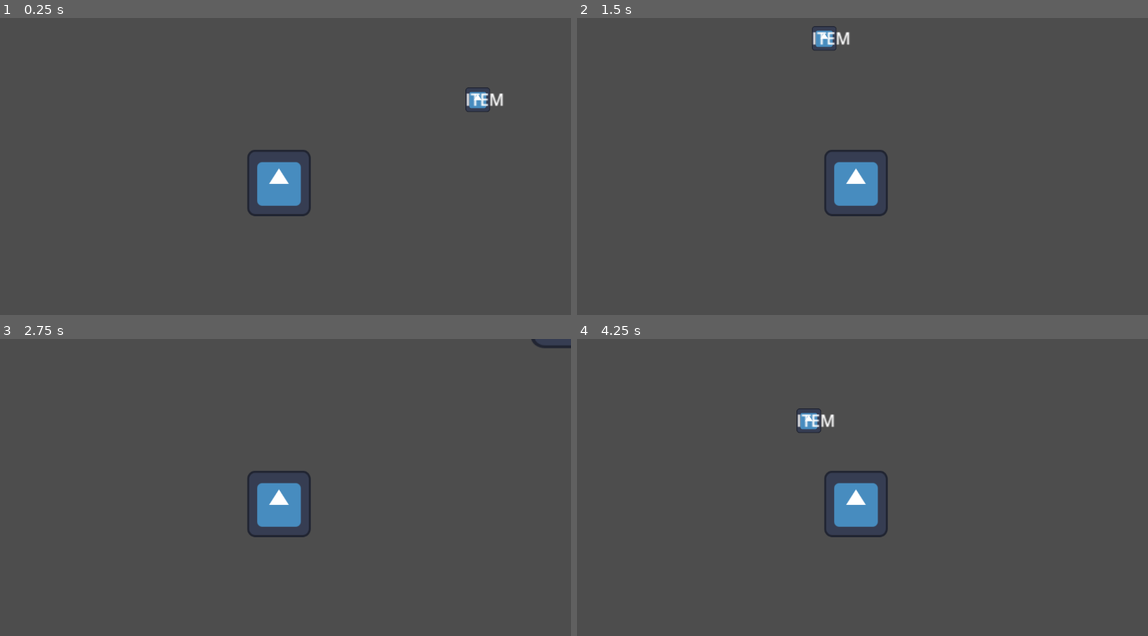
Above: before the commit, frames 1-4 (two rows, left to right).
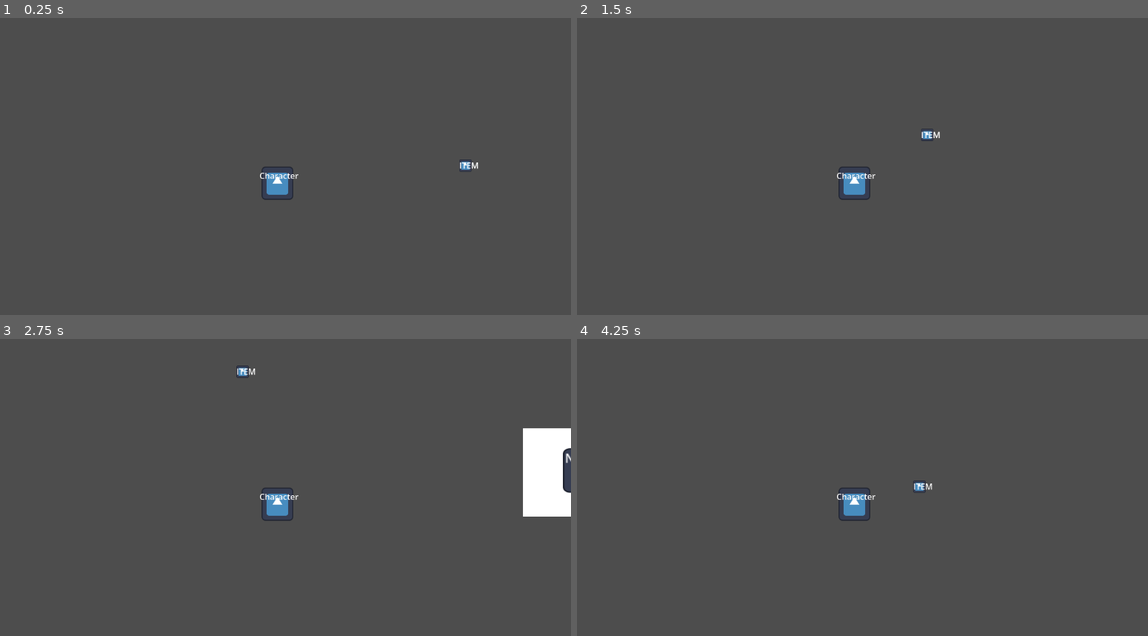
Above: after the commit, the same moments.

Repository: PiponcheDev/Chunky-Chick
Game: Godot game, scene res://src/tscn/Main.tscn
The game is run twice, just before and just after one commit, with the same random seed, the same clock (stepped at 60 frames per second) and the same inputs. The engine's default icon, where the game draws it, is replaced by a stand-in: a white triangle on a blue panel in a dark square.
Inputs (mouse positions are in pixels of both pictures, inside the frame that each line leads up to):
- Up to frame 1 (0.25 s): no input
- Up to frame 2 (1.5 s): tap Enter at 0.5 s; move the mouse to (982, 166) at 0.52 s; hold Right (ui_right) 0.53-1.28 s; tap E (pick_up) at 0.6, 1.35 s; click (982, 166) at 0.67 s; move the mouse to (736, 199) at 1.27 s; hold Down (ui_down) from 1.28 s (still down); click (736, 199) at 1.42 s
- Up to frame 3 (2.75 s): tap Space at 2 s; move the mouse to (336, 431) at 2.02 s; release Down (ui_down) at 2.03 s; hold Right (ui_right) from 2.03 s (still down); tap E (pick_up) at 2.1 s; click (336, 431) at 2.17 s
- Up to frame 4 (4.25 s): move the mouse to (822, 570) at 2.77 s; release Right (ui_right) at 2.78 s; hold Up (ui_up) 2.78-3.53 s; tap E (pick_up) at 2.85, 3.6 s; click (822, 570) at 2.92 s; move the mouse to (1028, 552) at 3.52 s; hold Left (ui_left) from 3.53 s (still down); click (1028, 552) at 3.67 s

The runs differ from the first frame. In frame 1, 1.7% of the frame differs, in the area x 43-89%, y 23-67%; in frame 2, 1.7%; in frame 3, 3.8%, in the area x 41-100%, y 0-67%; in frame 4, 1.7%.

Commit message:
Added first structure, created basic UI's, created a test enemy and created structure placement

Diff:
--- a/chunky-chick/project.godot
+++ b/chunky-chick/project.godot
@@ -28,6 +28,10 @@
 player=""
 nest=""
 item=""
+structure=""
+enemy=""
+main_camera=""
+placement_camera=""
 
 [input]
 
@@ -36,6 +40,12 @@
 "events": [Object(InputEventKey,"resource_local_to_scene":false,"resource_name":"","device":-1,"window_id":0,"alt_press …(192 unchanged characters)…
 ]
 }
+
+[layer_names]
+
+2d_physics/layer_1="Player"
+2d_physics/layer_2="Items"
+2d_physics/layer_3="Zones"
 
 [physics]
 
--- /dev/null
+++ b/chunky-chick/src/scripts/Structures/turret.gd
@@ -0,0 +1,48 @@
+extends Node2D
+
+@onready var head = $Head
+@onready var muzzle = $Head/Muzzle
+@onready var detection = $DetectionArea
+@onready var fire_timer = $FireTimer
+
+var enemies_in_range = []
+var target = null
+
+var BulletScene = preload("res://src/tscn/Structures/turret_bullet.tscn")
+
+func _ready():
+	detection.body_entered.connect(_on_body_entered)
+	detection.body_exited.connect(_on_body_exited)
+
+	fire_timer.timeout.connect(_fire)
+	fire_timer.start()
+
+func _process(delta):
+	if enemies_in_range.size() > 0:
+		target = enemies_in_range[0]
+		var dir = target.global_position - head.global_position
+		head.rotation = dir.angle()
+	else:
+		target = null
+
+func _on_body_entered(body):
+	if body.is_in_group("enemy"):
+		print("Detected:", body.name)
+		enemies_in_range.append(body)
+
+func _on_body_exited(body):
+	enemies_in_range.erase(body)
+
+func _fire():
+	if target:
+		print("Firing at:", target.name)
+		shoot()
+
+func shoot():
+	var bullet = BulletScene.instantiate()
+	get_tree().current_scene.add_child(bullet)
+	bullet.global_position = muzzle.global_position
+	var dir = (target.global_position - muzzle.global_position).normalized()
+
+	bullet.direction = dir
+	bullet.rotation = dir.angle()
--- /dev/null
+++ b/chunky-chick/src/scripts/Structures/turret_bullet.gd
@@ -0,0 +1,10 @@
+extends Area2D
+
+@export var speed := 400.0
+var direction := Vector2.RIGHT  # default, will be overwritten by turret
+
+func _ready():
+	rotation = direction.angle()
+
+func _physics_process(delta):
+	position += direction * speed * delta
--- /dev/null
+++ b/chunky-chick/src/scripts/UI/selection_menu.gd
@@ -0,0 +1,31 @@
+extends Control
+
+signal continue_pressed
+
+@onready var label = $Label
+@onready var continue_button = $Continue
+@onready var guide = $Guide
+@onready var player = get_tree().get_first_node_in_group("player")
+
+func _ready():
+	visible = false
+	continue_button.pressed.connect(_on_continue_pressed)
+	if player:
+		guide.visible = player.carried_item != null
+		player.carried_item_changed.connect(_on_carried_item_changed)
+	else:
+		guide.visible = false
+
+func show_message(text: String):
+	label.text = text
+	visible = true
+
+func hide_popup():
+	visible = false
+
+func _on_continue_pressed():
+	hide_popup()
+	emit_signal("continue_pressed")
+
+func _on_carried_item_changed(is_carrying: bool):
+	guide.visible = is_carrying
--- /dev/null
+++ b/chunky-chick/src/scripts/UI/ui_hitbox.gd
@@ -0,0 +1,16 @@
+extends Area2D
+
+var popup
+
+func _ready():
+	popup = get_tree().current_scene.get_node("Nest/CanvasLayer/PopupUI")
+	body_entered.connect(_on_body_entered)
+	body_exited.connect(_on_body_exited)
+
+func _on_body_entered(body):
+	if body.is_in_group("player"):
+		popup.show_message("You entered the area!")
+
+func _on_body_exited(body):
+	if body.is_in_group("player"):
+		popup.hide_popup()
--- /dev/null
+++ b/chunky-chick/src/scripts/UI/upgrade_selec.gd
@@ -0,0 +1,13 @@
+extends Control
+
+signal close_pressed
+
+@onready var close_button = $Close
+
+func _ready():
+	visible = false
+	close_button.pressed.connect(_on_close_pressed)
+
+func _on_close_pressed():
+	visible = false
+	emit_signal("close_pressed")
--- a/chunky-chick/src/scripts/carboard_items.gd
+++ b/chunky-chick/src/scripts/carboard_items.gd
@@ -1,6 +1,7 @@
 extends Area2D
 
 @export var hold_distance : float = 160.0
+@export var weight : float = 100.0
 
 var carried := false
 var carrier : Node = null
--- a/chunky-chick/src/scripts/nest.gd
+++ b/chunky-chick/src/scripts/nest.gd
@@ -1,15 +1,49 @@
 extends StaticBody2D
 
+# --- Turret Placement ---
+var placing_turret: bool = false
+var ghost_turret: Node2D = null
+var turret_scene := preload("res://src/tscn/Structures/turret.tscn")
+
+# --- Deposit ---
 var deposit_count := 0
 @onready var hitbox_shape = $Hitbox.shape
+
+# --- UI ---
+@onready var popup_ui = $CanvasLayer/PopupUI
+@onready var upgrade_ui = $"Upgrade-Layer/Upgrade-selec"
+@onready var turret_buy_button = upgrade_ui.get_node("Turret/Turret-buy")
+
+# --- Cameras & turret container ---
+var main_camera
+var placement_camera
+@onready var turret_container = get_tree().get_current_scene().get_node("TurretContainer")
 
 func _ready():
 	add_to_group("nest")
 	print("Nest ready")
 
+	# Connect UI signals
+	popup_ui.continue_pressed.connect(_on_popup_continue)
+	upgrade_ui.close_pressed.connect(_on_upgrade_closed)
+	turret_buy_button.pressed.connect(_on_buy_turret_pressed)
+
+	# Find cameras by group
+	main_camera = get_tree().get_first_node_in_group("main_camera")
+	placement_camera = get_tree().get_first_node_in_group("placement_camera")
+
+# --- Popup UI callbacks ---
+func _on_popup_continue():
+	popup_ui.visible = false
+	upgrade_ui.visible = true
+
+func _on_upgrade_closed():
+	upgrade_ui.visible = false
+
+# --- Deposit handling ---
 func try_deposit(item):
 	if hitbox_shape is RectangleShape2D:
-		var rect = Rect2(global_position - hitbox_shape.extents, hitbox_shape.extents * 2)
+		var rect := Rect2(global_position - hitbox_shape.extents, hitbox_shape.extents * 2)
 		if rect.has_point(item.global_position):
 			deposit_item(item)
 	elif hitbox_shape is CircleShape2D:
@@ -19,4 +53,28 @@
 func deposit_item(item):
 	deposit_count += 1
 	print("Items Deposited: ", deposit_count)
-	item.queue_free()  # remove the item from the scene
+	item.queue_free()
+
+# --- Turret placement ---
+func _process(delta):
+	if placing_turret and ghost_turret:
+		var mouse_pos: Vector2 = placement_camera.get_global_mouse_position()
+		ghost_turret.global_position = mouse_pos
+
+func _on_buy_turret_pressed():
+	upgrade_ui.visible = false
+	placement_camera.make_current()
+
+	placing_turret = true
+	ghost_turret = turret_scene.instantiate()
+	ghost_turret.modulate = Color(1,1,1,0.5)
+	turret_container.add_child(ghost_turret)
+
+func _unhandled_input(event):
+	if placing_turret and ghost_turret:
+		if event is InputEventMouseButton and event.pressed and event.button_index == MOUSE_BUTTON_LEFT:
+			# Place turret permanently
+			ghost_turret.modulate = Color(1,1,1,1)
+			ghost_turret = null
+			placing_turret = false
+			main_camera.make_current()
--- a/chunky-chick/src/scripts/temp_charapter.gd
+++ b/chunky-chick/src/scripts/temp_charapter.gd
@@ -1,10 +1,17 @@
 extends CharacterBody2D
 
-const SPEED = 300.0
-var direction = Vector2.ZERO
+signal carried_item_changed(is_carrying: bool)
+
+const SPEED := 300.0
+var direction := Vector2.ZERO
 var last_direction : Vector2 = Vector2.DOWN
 
-var carried_item : Node = null
+@onready var main_camera: Camera2D = $Camera2D
+var carried_item: Node = null
+
+func _ready() -> void:
+	main_camera.add_to_group("main_camera")
+	add_to_group("player")
 
 func get_direction():
 	direction = Input.get_vector("ui_left", "ui_right", "ui_up", "ui_down")
@@ -19,21 +26,20 @@
 	move_and_slide()
 	handle_pickup()
 
-#Functions on item managment
-
+# --- Item management ---
 func handle_pickup():
 	if Input.is_action_just_pressed("pick_up"):
 		if carried_item:
 			# Drop item
 			carried_item.drop()
-			# Check all nests in the scene
 			for nest in get_tree().get_nodes_in_group("nest"):
 				nest.try_deposit(carried_item)
 			carried_item = null
+			emit_signal("carried_item_changed", false)
 		else:
-			# Pick up nearby item
 			for item in get_tree().get_nodes_in_group("item"):
 				if item.in_range and not item.carried:
 					item.pick_up(self)
 					carried_item = item
+					emit_signal("carried_item_changed", true)
 					break
--- a/chunky-chick/src/tscn/Main.tscn
+++ b/chunky-chick/src/tscn/Main.tscn
@@ -1,17 +1,23 @@
 [gd_scene format=3 uid="uid://nbk6ckc1v8qp"]
 
-[ext_resource type="PackedScene" uid="uid://vsu34tty0off" path="res://src/tscn/temp_charapter.tscn" id="1_cdr8x"]
+[ext_resource type="PackedScene" uid="uid://vsu34tty0off" path="res://src/tscn/Temporary/temp_charapter.tscn" id="1_cdr8x"]
 [ext_resource type="PackedScene" uid="uid://dlkge1c31esjr" path="res://src/tscn/nest.tscn" id="2_qd23b"]
 [ext_resource type="PackedScene" uid="uid://e3t6v4jtmdh6" path="res://src/tscn/carboard_items.tscn" id="3_qd23b"]
+[ext_resource type="PackedScene" uid="uid://ds8lfutyd2jhy" path="res://src/tscn/Temporary/temp_enemy.tscn" id="5_af4se"]
 
 [node name="Node2D" type="Node2D" unique_id=581660910]
 
 [node name="Temp-charapter" parent="." unique_id=805773800 groups=["player"] instance=ExtResource("1_cdr8x")]
-position = Vector2(-197, 80)
+position = Vector2(-429, 100)
 
 [node name="Nest" parent="." unique_id=1833191925 instance=ExtResource("2_qd23b")]
-position = Vector2(538, 113)
+position = Vector2(617, 263)
 collision_layer = 1
 
 [node name="Item" parent="." unique_id=1133717472 groups=["item"] instance=ExtResource("3_qd23b")]
-hold_distance = null
+position = Vector2(-59, 67)
+
+[node name="Temp-enemy" parent="." unique_id=1595050569 groups=["enemy"] instance=ExtResource("5_af4se")]
+position = Vector2(624, 922)
+
+[node name="TurretContainer" type="Node2D" parent="." unique_id=1063803777]
--- /dev/null
+++ b/chunky-chick/src/tscn/Structures/turret.tscn
@@ -0,0 +1,42 @@
+[gd_scene format=3 uid="uid://dpmyp8fu0ddpf"]
+
+[ext_resource type="Texture2D" uid="uid://cp70q5rerqku2" path="res://Assets-Extra/icon.svg" id="1_f3ex0"]
+[ext_resource type="Script" uid="uid://ch3hjmn8fc110" path="res://src/scripts/Structures/turret.gd" id="1_hvctn"]
+
+[sub_resource type="RectangleShape2D" id="RectangleShape2D_hvctn"]
+size = Vector2(128, 127)
+
+[sub_resource type="RectangleShape2D" id="RectangleShape2D_iga1b"]
+size = Vector2(132, 129)
+
+[node name="Turret" type="StaticBody2D" unique_id=4454364]
+collision_layer = 4
+script = ExtResource("1_hvctn")
+
+[node name="BaseSprite" type="Sprite2D" parent="." unique_id=1212524731]
+position = Vector2(1, -6)
+texture = ExtResource("1_f3ex0")
+
+[node name="Head" type="Node2D" parent="." unique_id=656052195]
+
+[node name="HeadSprite" type="Sprite2D" parent="Head" unique_id=1297887165]
+position = Vector2(-0.5, -0.5000019)
+rotation = 1.5707964
+scale = Vector2(0.4921875, 0.5703125)
+texture = ExtResource("1_f3ex0")
+
+[node name="Muzzle" type="Marker2D" parent="Head" unique_id=1593777282]
+
+[node name="DetectionArea" type="Area2D" parent="." unique_id=880882161]
+
+[node name="CollisionShape2D" type="CollisionShape2D" parent="DetectionArea" unique_id=1244256373]
+position = Vector2(2, -6.5)
+scale = Vector2(7, 7)
+shape = SubResource("RectangleShape2D_hvctn")
+
+[node name="FireTimer" type="Timer" parent="." unique_id=224474389]
+wait_time = 0.154
+
+[node name="CollisionShape2D" type="CollisionShape2D" parent="." unique_id=1022374796]
+position = Vector2(2, -6.5)
+shape = SubResource("RectangleShape2D_iga1b")
--- /dev/null
+++ b/chunky-chick/src/tscn/Structures/turret_bullet.tscn
@@ -0,0 +1,19 @@
+[gd_scene format=3 uid="uid://bvxcdq2bfy02s"]
+
+[ext_resource type="Script" uid="uid://c0wpn3yhkf435" path="res://src/scripts/Structures/turret_bullet.gd" id="1_mi2ei"]
+
+[sub_resource type="RectangleShape2D" id="RectangleShape2D_jsbyd"]
+size = Vector2(20, 21)
+
+[node name="Turret-Bullet" type="Area2D" unique_id=329481292]
+script = ExtResource("1_mi2ei")
+
+[node name="CollisionShape2D" type="CollisionShape2D" parent="." unique_id=576540478]
+position = Vector2(0, 0.5)
+shape = SubResource("RectangleShape2D_jsbyd")
+
+[node name="ColorRect" type="ColorRect" parent="." unique_id=387351540]
+offset_left = -10.0
+offset_top = -10.0
+offset_right = 10.0
+offset_bottom = 11.0
--- /dev/null
+++ b/chunky-chick/src/tscn/Temporary/temp_charapter.tscn
@@ -0,0 +1,30 @@
+[gd_scene format=3 uid="uid://vsu34tty0off"]
+
+[ext_resource type="Texture2D" uid="uid://cp70q5rerqku2" path="res://Assets-Extra/icon.svg" id="1_2qaxr"]
+[ext_resource type="Script" uid="uid://b57cpu48lgrbk" path="res://src/scripts/temp_charapter.gd" id="1_fuuff"]
+
+[sub_resource type="RectangleShape2D" id="RectangleShape2D_fuuff"]
+size = Vector2(58, 63)
+
+[node name="Temp-charapter" type="CharacterBody2D" unique_id=805773800]
+top_level = true
+collision_mask = 0
+script = ExtResource("1_fuuff")
+
+[node name="CollisionShape2D" type="CollisionShape2D" parent="." unique_id=1139445401]
+position = Vector2(3, -0.5)
+shape = SubResource("RectangleShape2D_fuuff")
+
+[node name="Icon" type="Sprite2D" parent="." unique_id=1786831611]
+position = Vector2(2.9999998, -0.5)
+scale = Vector2(0.48437503, 0.50781244)
+texture = ExtResource("1_2qaxr")
+
+[node name="Camera2D" type="Camera2D" parent="." unique_id=2016860142 groups=["main_camera"]]
+
+[node name="Label" type="Label" parent="." unique_id=688153687]
+offset_left = -32.0
+offset_top = -27.0
+offset_right = 40.0
+offset_bottom = 23.0
+text = "Character"
--- /dev/null
+++ b/chunky-chick/src/tscn/Temporary/temp_enemy.tscn
@@ -0,0 +1,19 @@
+[gd_scene format=3 uid="uid://ds8lfutyd2jhy"]
+
+[sub_resource type="RectangleShape2D" id="RectangleShape2D_j1kfb"]
+size = Vector2(70, 63)
+
+[node name="Temp-enemy" type="RigidBody2D" unique_id=1595050569]
+mass = 0.001
+gravity_scale = 0.0
+
+[node name="CollisionShape2D" type="CollisionShape2D" parent="." unique_id=423042451]
+position = Vector2(25, 21.5)
+shape = SubResource("RectangleShape2D_j1kfb")
+
+[node name="ColorRect" type="ColorRect" parent="." unique_id=961136226]
+offset_left = -13.0
+offset_top = -10.0
+offset_right = 59.0
+offset_bottom = 53.0
+color = Color(0.63926786, 0.11522127, 4.813075e-08, 1)
--- /dev/null
+++ b/chunky-chick/src/tscn/UI/selection_menu.tscn
@@ -0,0 +1,36 @@
+[gd_scene format=3 uid="uid://di8qyu0l1gw7l"]
+
+[ext_resource type="Script" uid="uid://35e5wp84t1hc" path="res://src/scripts/UI/selection_menu.gd" id="1_fpfg0"]
+
+[node name="PopupUI" type="Control" unique_id=506710227]
+layout_mode = 3
+anchors_preset = 15
+anchor_right = 1.0
+anchor_bottom = 1.0
+grow_horizontal = 2
+grow_vertical = 2
+script = ExtResource("1_fpfg0")
+
+[node name="Guide" type="Button" parent="." unique_id=1450388232]
+layout_mode = 0
+offset_left = 125.0
+offset_top = 479.0
+offset_right = 1042.0
+offset_bottom = 510.0
+text = "Place Item [E]"
+
+[node name="Continue" type="Button" parent="." unique_id=437593828]
+layout_mode = 0
+offset_left = 122.0
+offset_top = 520.0
+offset_right = 1045.0
+offset_bottom = 551.0
+text = "Exmp1"
+
+[node name="Label" type="Label" parent="." unique_id=1311238919]
+layout_mode = 0
+offset_left = 558.0
+offset_top = 377.0
+offset_right = 602.0
+offset_bottom = 400.0
+text = "EXMP"
--- /dev/null
+++ b/chunky-chick/src/tscn/UI/upgrade_selec.tscn
@@ -0,0 +1,97 @@
+[gd_scene format=3 uid="uid://cbxj3b6gsa1ql"]
+
+[ext_resource type="Script" uid="uid://culqa87yvdp3j" path="res://src/scripts/UI/upgrade_selec.gd" id="1_jgruj"]
+
+[node name="Upgrade-selec" type="Control" unique_id=1839561250]
+layout_mode = 3
+anchors_preset = 15
+anchor_right = 1.0
+anchor_bottom = 1.0
+offset_left = -3.0
+offset_top = 3.0
+offset_right = -3.0
+offset_bottom = 3.0
+grow_horizontal = 2
+grow_vertical = 2
+script = ExtResource("1_jgruj")
+
+[node name="Turret" type="Label" parent="." unique_id=2010771536]
+layout_mode = 0
+offset_left = 34.0
+offset_top = 24.0
+offset_right = 200.0
+offset_bottom = 145.0
+text = "Turret"
+
+[node name="Turret-buy" type="Button" parent="Turret" unique_id=1847999379]
+layout_mode = 0
+offset_top = 32.0
+offset_right = 82.0
+offset_bottom = 75.0
+text = "Buy"
+
+[node name="Watch-tower" type="Label" parent="." unique_id=609020236]
+layout_mode = 0
+offset_left = 27.0
+offset_top = 148.0
+offset_right = 193.0
+offset_bottom = 269.0
+text = "Watch tower"
+
+[node name="Button" type="Button" parent="Watch-tower" unique_id=1795653727]
+layout_mode = 0
+offset_left = 2.0
+offset_top = 29.0
+offset_right = 69.0
+offset_bottom = 64.0
+text = "Buy"
+
+[node name="Recycling-bot" type="Label" parent="." unique_id=146819102]
+layout_mode = 0
+offset_left = 26.0
+offset_top = 285.0
+offset_right = 192.0
+offset_bottom = 406.0
+text = "Recycling bot"
+
+[node name="Button" type="Button" parent="Recycling-bot" unique_id=1695919530]
+layout_mode = 0
+offset_left = -2.0
+offset_top = 24.0
+offset_right = 62.0
+offset_bottom = 75.0
+text = "Buy"
+
+[node name="Nuke" type="Label" parent="." unique_id=1903872491]
+layout_mode = 0
+offset_left = 18.0
+offset_top = 417.0
+offset_right = 184.0
+offset_bottom = 538.0
+text = "Giant bird shit"
+
+[node name="Button" type="Button" parent="Nuke" unique_id=429652654]
+layout_mode = 0
+offset_left = 5.0
+offset_top = 31.0
+offset_right = 81.0
+offset_bottom = 63.0
+text = "Buy"
+
+[node name="Items" type="Label" parent="." unique_id=2041547345]
+layout_mode = 0
+offset_left = 990.0
+offset_top = 24.0
+offset_right = 1131.0
+offset_bottom = 73.0
+text = "Items:
+Carboard-"
+
+[node name="Close" type="Button" parent="." unique_id=1805506427]
+layout_mode = 0
+offset_left = 60.0
+offset_top = 559.0
+offset_right = 1049.0
+offset_bottom = 577.0
+text = "Back
+"
--- a/chunky-chick/src/tscn/nest.tscn
+++ b/chunky-chick/src/tscn/nest.tscn
@@ -2,27 +2,72 @@
 
 [ext_resource type="Texture2D" uid="uid://cp70q5rerqku2" path="res://Assets-Extra/icon.svg" id="1_ey1g7"]
 [ext_resource type="Script" uid="uid://c16utq2jgtad5" path="res://src/scripts/nest.gd" id="2_ueg0u"]
+[ext_resource type="Script" uid="uid://4kejxw7axybf" path="res://src/scripts/UI/ui_hitbox.gd" id="3_7arkk"]
+[ext_resource type="PackedScene" uid="uid://di8qyu0l1gw7l" path="res://src/tscn/UI/selection_menu.tscn" id="4_kuljn"]
+[ext_resource type="PackedScene" uid="uid://cbxj3b6gsa1ql" path="res://src/tscn/UI/upgrade_selec.tscn" id="5_kuljn"]
+
+[sub_resource type="RectangleShape2D" id="RectangleShape2D_ueg0u"]
+size = Vector2(54.66667, 46.000004)
 
 [sub_resource type="RectangleShape2D" id="RectangleShape2D_nqm3o"]
 size = Vector2(87.703705, 51.851852)
 
+[sub_resource type="RectangleShape2D" id="RectangleShape2D_hwr44"]
+size = Vector2(218, 194.66667)
+
 [node name="Nest" type="StaticBody2D" unique_id=1833191925]
 scale = Vector2(1.5, 1.5)
-collision_layer = 2
+collision_layer = 5
 script = ExtResource("2_ueg0u")
 
+[node name="Placement-camera" type="Camera2D" parent="." unique_id=1633269937 groups=["placement_camera"]]
+zoom = Vector2(0.5, 0.5)
+
 [node name="Icon" type="Sprite2D" parent="." unique_id=157249103]
+z_index = 1
 position = Vector2(2.666668, -2.999998)
 scale = Vector2(0.5729167, 0.45312497)
 texture = ExtResource("1_ey1g7")
 
 [node name="ColorRect" type="ColorRect" parent="." unique_id=597538793]
-offset_left = -22.0
-offset_top = -26.666668
-offset_right = 10.444443
-offset_bottom = 4.0
+offset_left = -86.0
+offset_top = -58.0
+offset_right = 110.0
+offset_bottom = 57.333336
+metadata/_edit_use_anchors_ = true
+
+[node name="CollisionShape2D" type="CollisionShape2D" parent="." unique_id=2024273204]
+position = Vector2(1.3333335, -3.3333335)
+shape = SubResource("RectangleShape2D_ueg0u")
 
 [node name="Hitbox" type="CollisionShape2D" parent="." unique_id=12843870]
 position = Vector2(12.666672, 0.33333206)
 scale = Vector2(2.25, 2.25)
 shape = SubResource("RectangleShape2D_nqm3o")
+
+[node name="UI-hitbox" type="Area2D" parent="." unique_id=703305370]
+script = ExtResource("3_7arkk")
+
+[node name="CollisionShape2D" type="CollisionShape2D" parent="UI-hitbox" unique_id=506137885]
+position = Vector2(9.666667, 18.000004)
+shape = SubResource("RectangleShape2D_hwr44")
+
+[node name="CanvasLayer" type="CanvasLayer" parent="." unique_id=762236213]
+
+[node name="PopupUI" parent="CanvasLayer" unique_id=506710227 instance=ExtResource("4_kuljn")]
+offset_left = -28.0
+offset_top = 87.0
+offset_right = -28.0
+offset_bottom = 87.0
+
+[node name="Upgrade-Layer" type="CanvasLayer" parent="." unique_id=356874211]
+
+[node name="Upgrade-selec" parent="Upgrade-Layer" unique_id=1839561250 instance=ExtResource("5_kuljn")]
+
+[node name="Label" type="Label" parent="." unique_id=921305913]
+z_index = 2
+offset_left = -31.333334
+offset_top = -31.333334
+offset_right = 40.0
+offset_bottom = 23.000002
+text = "Nest"
Not shown, added: chunky-chick/src/scripts/Structures/turret.gd.uid
Not shown, added: chunky-chick/src/scripts/Structures/turret_bullet.gd.uid
Not shown, added: chunky-chick/src/scripts/UI/selection_menu.gd.uid
Not shown, added: chunky-chick/src/scripts/UI/ui_hitbox.gd.uid
Not shown, added: chunky-chick/src/scripts/UI/upgrade_selec.gd.uid
